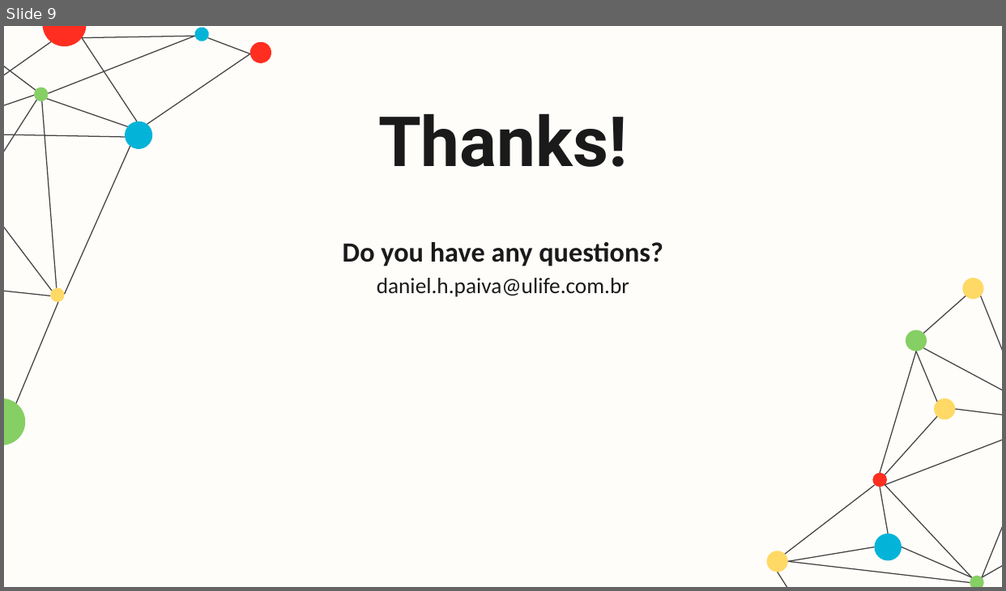
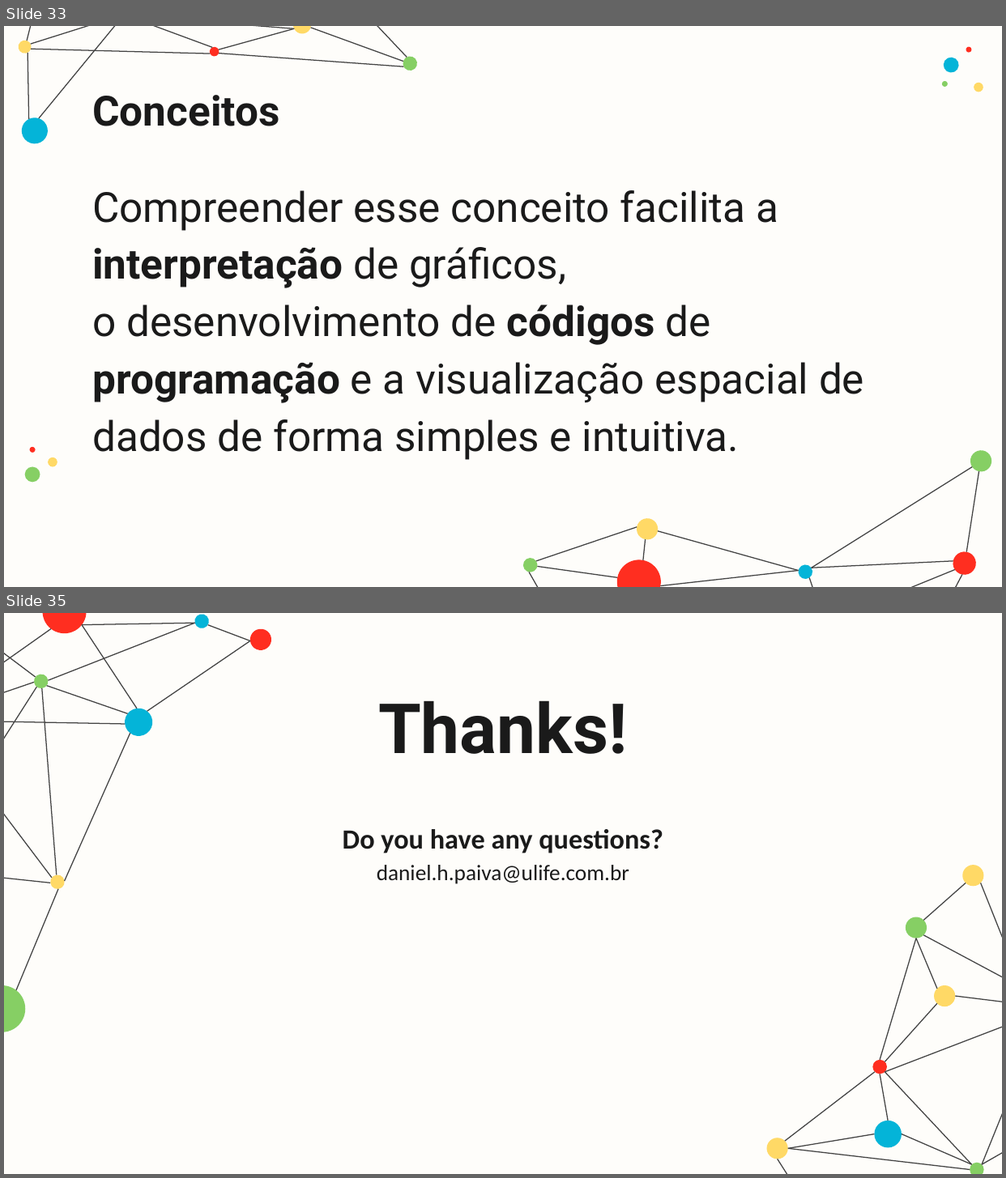
Before and after one commit to danhpaiva/una-teach-mca-202602, a slide deck: slide/teorica/05/05.mc.pptx. Shown one above the other, each under a label of ours: slide 9 before the commit, slides 33 and 35 after it; the slides between them are not shown. The pictures are 1006x591 and 1006x1178 pixels, drawn with LibreOffice and Linux fonts; fonts in the diff are those of the drawing. Boxes give left, top, right and bottom in pixels: in the first picture for what was removed or moved away, otherwise in the second. Text is boxed around its words. In the diff, an @@ line names an element or a change of style, - is before the commit and + after.

```diff
--- a/slide/teorica/05/05.mc.pptx
+++ b/slide/teorica/05/05.mc.pptx
@@ slide 33 added at <box>4,26,1002,587</box>, background #FEFDFA @@
@@ title added at <box>92,95,279,126</box>, 30 pt, text #1A1A1A, bold @@
+Conceitos
@@ group added at <box>25,47,983,482</box>: 7 ellipses @@
@@ subtitle added at <box>92,190,864,460</box>, 30 pt, text #1A1A1A @@
+Compreender esse conceito facilita a interpretação de gráficos,
+o desenvolvimento de códigos de programação e a visualização espacial de dados de forma simples e intuitiva.
@@ group added at <box>16,26,995,587</box>: 23 lines, 11 ellipses @@
@@ what was slide 9 is now slide 35 @@
```
Also in this commit, not shown: 2 slides changed, 30 other slides added, 5 slides removed, 1 other file.
